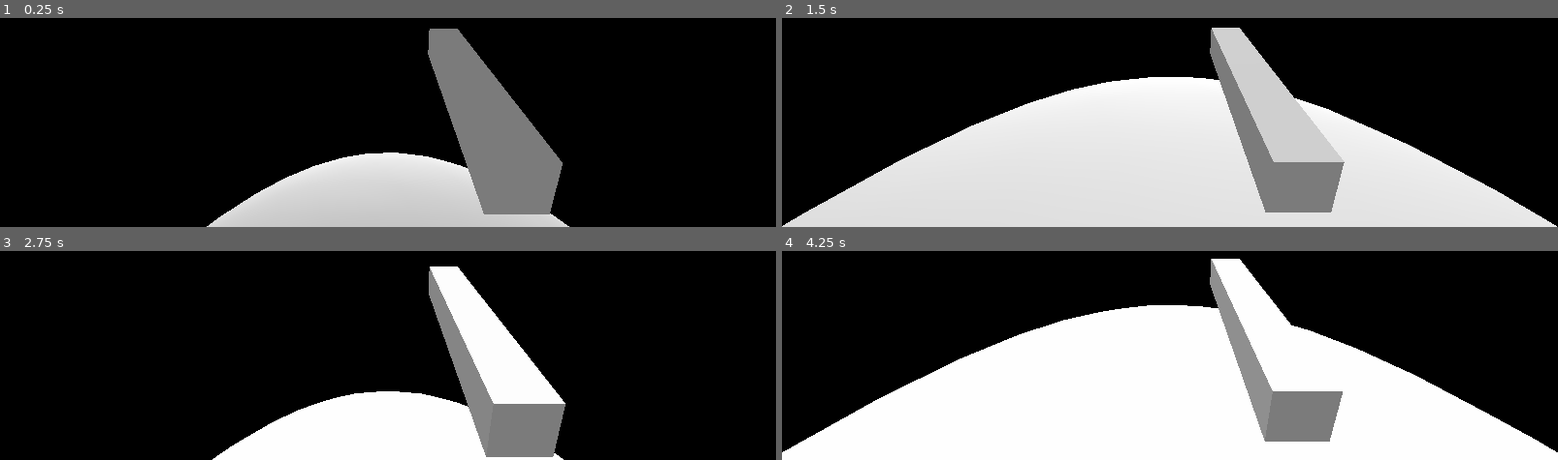
Above: before the commit, frames 1-4 (two rows, left to right).
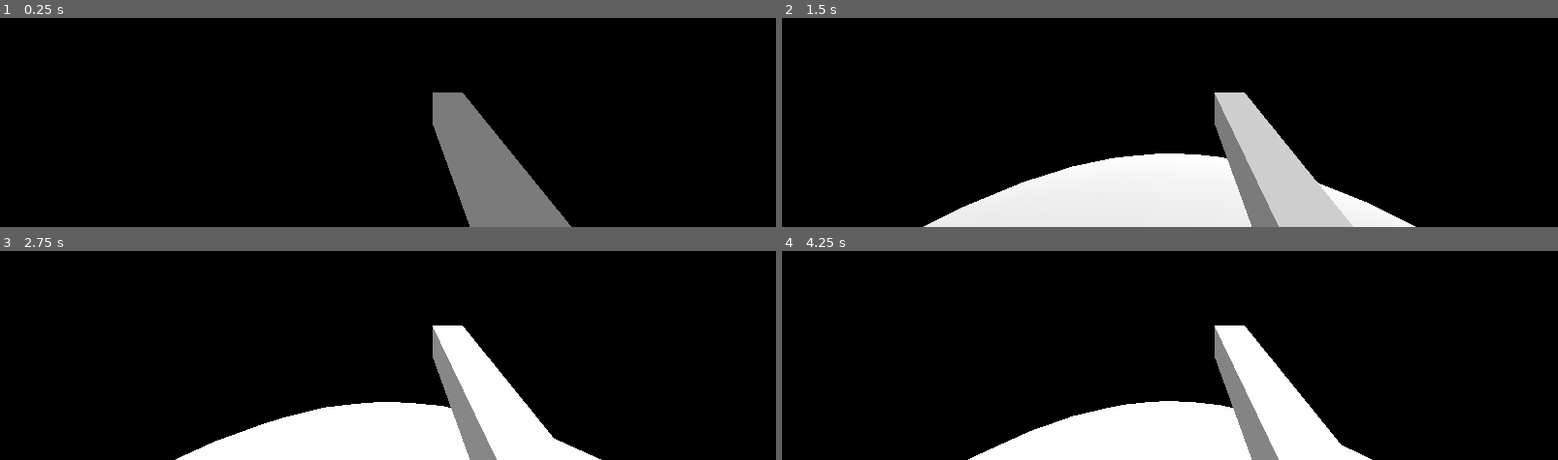
Above: after the commit, the same moments.

Repository: BliznyukNM/space-game
Game: Godot game, scene res://test/PlanetWalk.tscn
Two runs of this game, one before a commit and one after it. Both use one fixed random seed, a clock stepped at 60 frames per second and the inputs below. The project has no main scene, so this scene is started directly.
Inputs (mouse positions are in pixels of both pictures, inside the frame that each line leads up to):
- Up to frame 1 (0.25 s): no input
- Up to frame 2 (1.5 s): move the mouse to (outside the picture) at 0.52 s; hold W (character_forward) from 0.53 s (still down); tap Space (character_jump) at 0.77 s; move the mouse to (outside the picture) at 1.27 s
- Up to frame 3 (2.75 s): keep holding W (character_forward); tap Space (character_jump) at 1.52 s; move the mouse to (outside the picture) at 2.02 s
- Up to frame 4 (4.25 s): keep holding W (character_forward); move the mouse to (outside the picture) at 2.77 s; tap Space (character_jump) at 3.02, 3.77 s; move the mouse to (outside the picture) at 3.52 s

The runs differ from the first frame. In frame 1, 15% of the frame differs, in the area x 26-74%, y 5-100%; in frame 2, 34%; in frame 3, 10%; in frame 4, 40%, in the area x 0-100%, y 3-100%.

Commit message:
something

Diff:
--- a/space-game-client/src/Character.gd
+++ b/space-game-client/src/Character.gd
@@ -32,19 +32,21 @@
 	var on_ground: = _is_touchin_ground()
 
 	if _is_jump_pressed and on_ground:
-		_velocity = move_and_slide(_gravity_up * 5, _gravity_up, false, 0)
+		_velocity += _gravity_up * 5
 		on_ground = false
+		translation += _velocity * delta
 
 	if not on_ground:
 		_velocity += _gravity * delta
-		_velocity = move_and_slide(_velocity, _gravity_up, true, 1)
 	else:
 		_velocity = Vector3.ZERO
+
+	move_and_collide(_velocity * delta)
 
 
 func _is_touchin_ground() -> bool:
 	var space_state: = get_world().direct_space_state
-	var result: = space_state.intersect_ray(translation, translation - transform.basis.y * 0.1, [self])
+	var result: = space_state.intersect_ray(translation, translation + _gravity.normalized() * 0.1, [self])
 	return not result.empty()
 
 
--- a/space-game-client/src/Character.tscn
+++ b/space-game-client/src/Character.tscn
@@ -2,22 +2,26 @@
 
 [ext_resource path="res://src/Character.gd" type="Script" id=1]
 
+[sub_resource type="CubeMesh" id=2]
+size = Vector3( 0.2, 0.2, 1 )
+
 [sub_resource type="CapsuleShape" id=1]
 radius = 0.5
-
-[sub_resource type="CubeMesh" id=2]
-size = Vector3( 0.2, 0.2, 1 )
 
 [node name="Character" type="KinematicBody" groups=[
 "sbody",
 ]]
 script = ExtResource( 1 )
 
+[node name="Camera" type="Camera" parent="."]
+transform = Transform( -1, 0, -3.25841e-07, 0, 1, 0, 3.25841e-07, 0, -1, 0, 2, 0 )
+fov = 90.0
+
+[node name="MeshInstance" type="MeshInstance" parent="Camera"]
+transform = Transform( -1, 0, 3.25841e-07, 0, 1, 0, -3.25841e-07, 0, -1, 0.392089, -0.7085, -0.998339 )
+mesh = SubResource( 2 )
+material/0 = null
+
 [node name="CollisionShape" type="CollisionShape" parent="."]
 transform = Transform( 1, 0, 0, 0, -1.62921e-07, -1, 0, 1, -1.62921e-07, 0, 1, 0 )
 shape = SubResource( 1 )
-
-[node name="MeshInstance" type="MeshInstance" parent="."]
-transform = Transform( 1, 0, 0, 0, 1, 0, 0, 0, 1, -0.392089, 1.2915, 0.998339 )
-mesh = SubResource( 2 )
-material/0 = null
--- a/space-game-client/src/Newton.gd
+++ b/space-game-client/src/Newton.gd
@@ -1,7 +1,7 @@
 class_name Newton
 
 
-const G := 0.5
+const G := 10
 
 
 static func _get_gravity_acceleration(body_a, body_b) -> Vector3:
--- a/space-game-client/test/PlanetWalk.tscn
+++ b/space-game-client/test/PlanetWalk.tscn
@@ -19,14 +19,10 @@
 [node name="Walker" parent="." instance=ExtResource( 2 )]
 transform = Transform( 1, 0, 0, 0, 1, 0, 0, 0, 1, -9.85038, 8.92824, 0 )
 
-[node name="Camera" type="Camera" parent="Walker"]
-transform = Transform( -1, -8.43339e-08, 3.14738e-07, 0, 0.965925, 0.258819, -3.25841e-07, 0.258819, -0.965925, 0, 2, 0 )
-fov = 90.0
-
 [node name="Planet" parent="." instance=ExtResource( 1 )]
 transform = Transform( 10, 0, 0, 0, 10, 0, 0, 0, 10, 0, 0, 0 )
-mass = 1000.0
-velocity = Vector3( 10, 10, 10 )
+mass = 200.0
+velocity = Vector3( 1, 0, 0 )
 
 [node name="CollisionShape2" type="CollisionShape" parent="Planet"]
 transform = Transform( 0.1, 0, 0, 0, 0.1, 0, 0, 0, 0.1, 0, 1.15301, 0 )
@@ -50,3 +46,4 @@
 [node name="InputManager" type="Node" parent="."]
 script = ExtResource( 4 )
 character_node = NodePath("../Walker")
+mouse_sensitivity = 0.003
--- a/space-game-client/test/SystemA.tscn
+++ b/space-game-client/test/SystemA.tscn
@@ -1,6 +1,5 @@
-[gd_scene load_steps=4 format=2]
+[gd_scene load_steps=3 format=2]
 
-[ext_resource path="res://test/CelestialSystemSimulator.gd" type="Script" id=1]
 [ext_resource path="res://src/NewtonBodies/NBody.tscn" type="PackedScene" id=2]
 
 [sub_resource type="SpatialMaterial" id=1]
@@ -8,22 +7,17 @@
 vertex_color_use_as_albedo = true
 
 [node name="SystemA" type="Node"]
-script = ExtResource( 1 )
-steps = 100
-enable_simulation = true
 
-[node name="NBodies" type="Node" parent="."]
+[node name="Drawer" type="ImmediateGeometry" parent="."]
+material_override = SubResource( 1 )
 
-[node name="NBody_A" parent="NBodies" instance=ExtResource( 2 )]
+[node name="NBody_A" parent="." instance=ExtResource( 2 )]
 mass = 3000.0
 velocity = Vector3( 0, 3, 0 )
 debug_color = Color( 1, 0, 0, 1 )
 
-[node name="NBody_B" parent="NBodies" instance=ExtResource( 2 )]
+[node name="NBody_B" parent="." instance=ExtResource( 2 )]
 transform = Transform( 1, 0, 0, 0, 1, 0, 0, 0, 1, 6.68251, -0.660896, 0.277808 )
 mass = 3000.0
 velocity = Vector3( 0, -3, 0 )
 debug_color = Color( 0, 0.0862745, 1, 1 )
-
-[node name="Drawer" type="ImmediateGeometry" parent="."]
-material_override = SubResource( 1 )
Renamed: space-game-client/test/CelestialSystemSimulator.gd -> space-game-client/test/DR.gd
